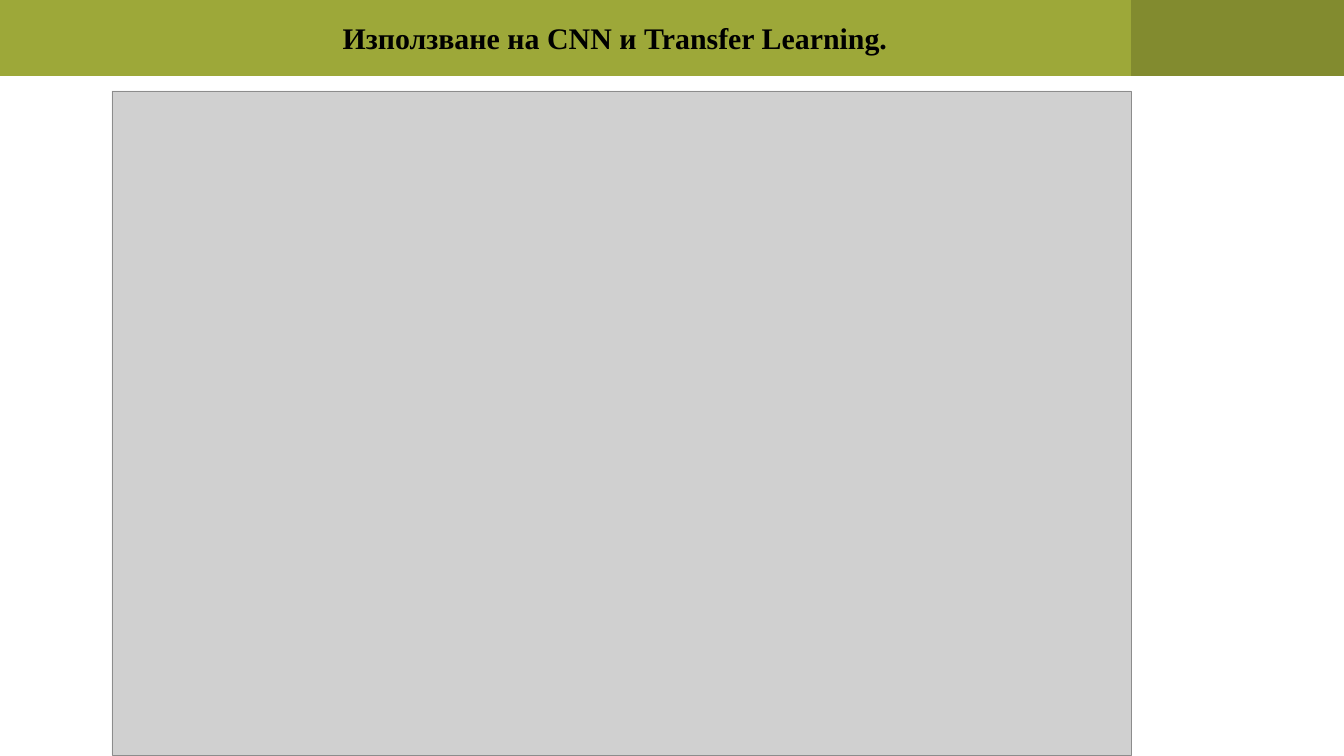
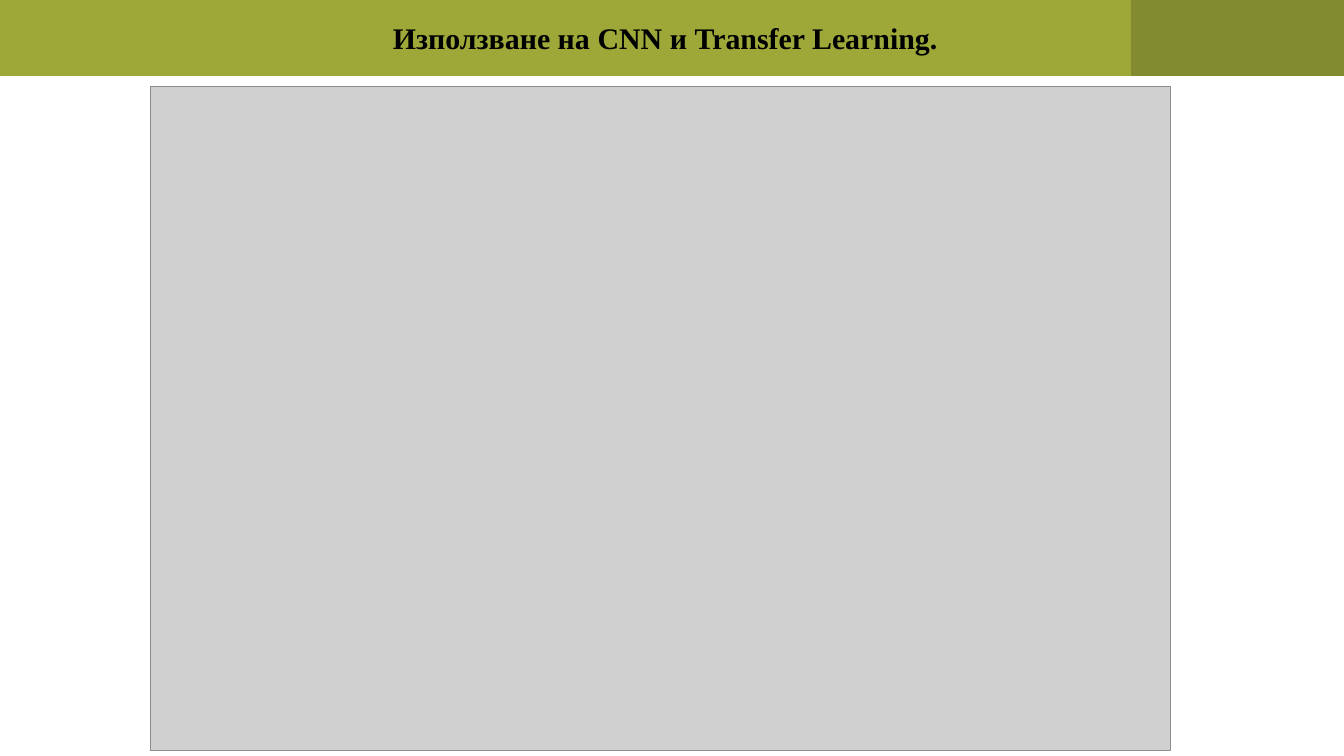
Before and after one commit to pgee-dzi2024/ThemePP_2602, a slide deck: slide 4 of DR/презентация.pptx. Drawn at 1344x756 pixels with LibreOffice and Linux fonts; fonts in the diff are those of the drawing; grey boxes stand for pictures. Boxes give left, top, right and bottom in pixels: in the first picture for what was removed or moved away, otherwise in the second. Text is boxed around its words. In the diff, an @@ line names an element or a change of style, - is before the commit and + after.

```diff
--- a/DR/презентация.pptx
+++ b/DR/презентация.pptx
@@ text "Използване на CNN и Transfer ...": place and size @@
-text "Използване на CNN и Transfer ..." at (343,28,887,55)
+text "Използване на CNN и Transfer ..." at (393,28,937,55)
@@ picture: place and size @@
-picture at (112,91,1132,755)
+picture at (151,86,1170,750)
```
Also in this commit, not shown: 6 other slides changed, 1 other file.
